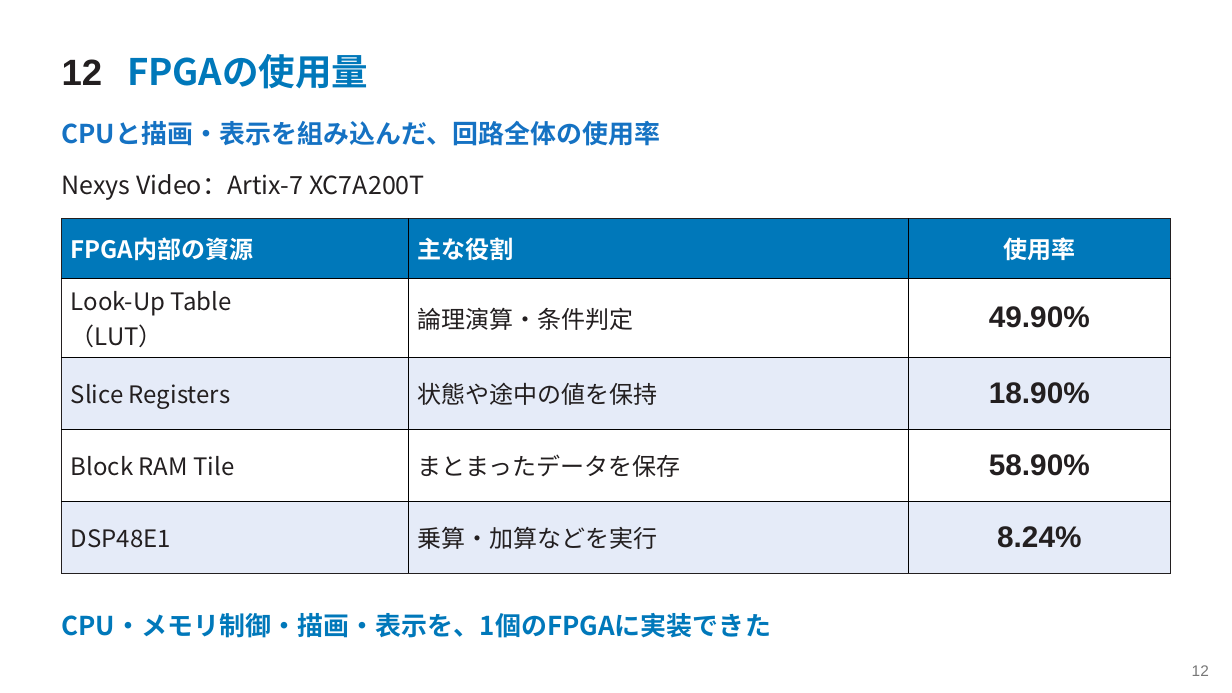
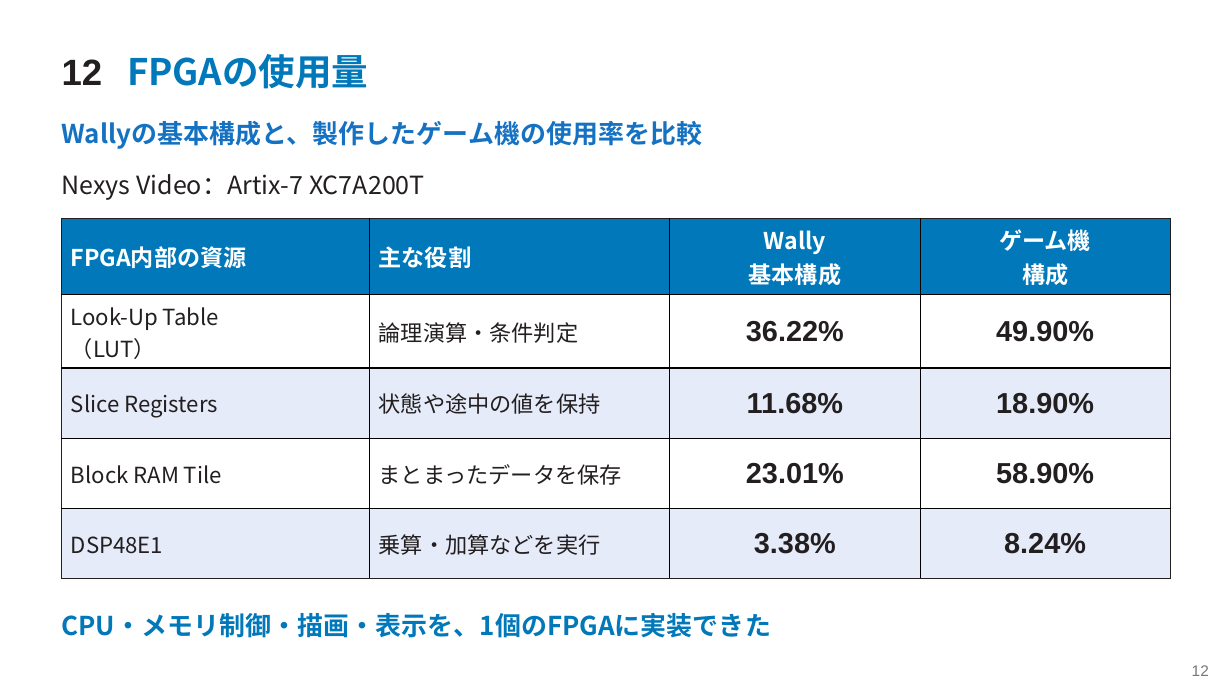
Before and after one commit to SoshiroFujimori/wally-game-console-research, a slide deck: slide 12 of docs/presentation/中間発表_主要事項.pptx. Drawn at 1232x693 pixels with LibreOffice and Linux fonts; fonts in the diff are those of the drawing. Boxes give left, top, right and bottom in pixels: in the first picture for what was removed or moved away, otherwise in the second. Text is boxed around its words. In the diff, an @@ line names an element or a change of style, - is before the commit and + after.

```diff
--- a/docs/presentation/中間発表_主要事項.pptx
+++ b/docs/presentation/中間発表_主要事項.pptx
@@ text at (62, 121, 703, 149): text changed @@
-CPUと描画・表示を組み込んだ、回路全体の使用率
+Wallyの基本構成と、製作したゲーム機の使用率を比較
@@ table at (62, 218, 1171, 567) @@
-column 3: 使用率 | 49.90% | 18.90% | 58.90% | 8.24%
+column 3: Wally / 基本構成 | 36.22% | 11.68% | 23.01% | 3.38%
+column 4: ゲーム機 / 構成 | 49.90% | 18.90% | 58.90% | 8.24%
```
Also in this commit, not shown: 17 other slides changed, 1 slide added, 2 slides removed, 35 other files.
